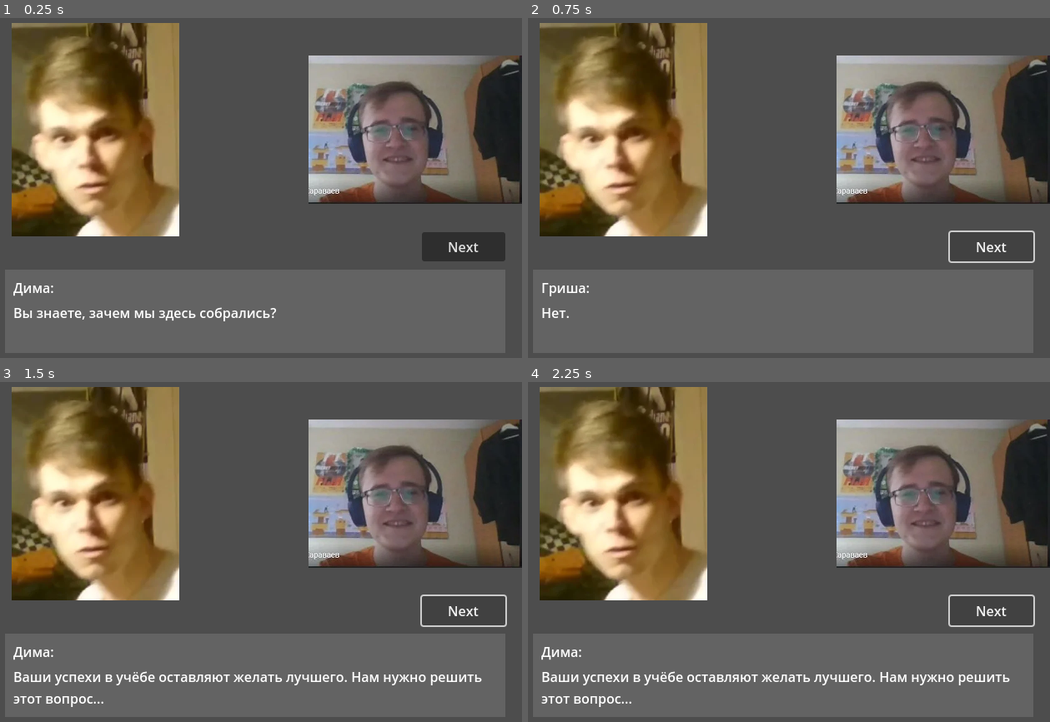
Above: before the commit, frames 1-4 (two rows, left to right).
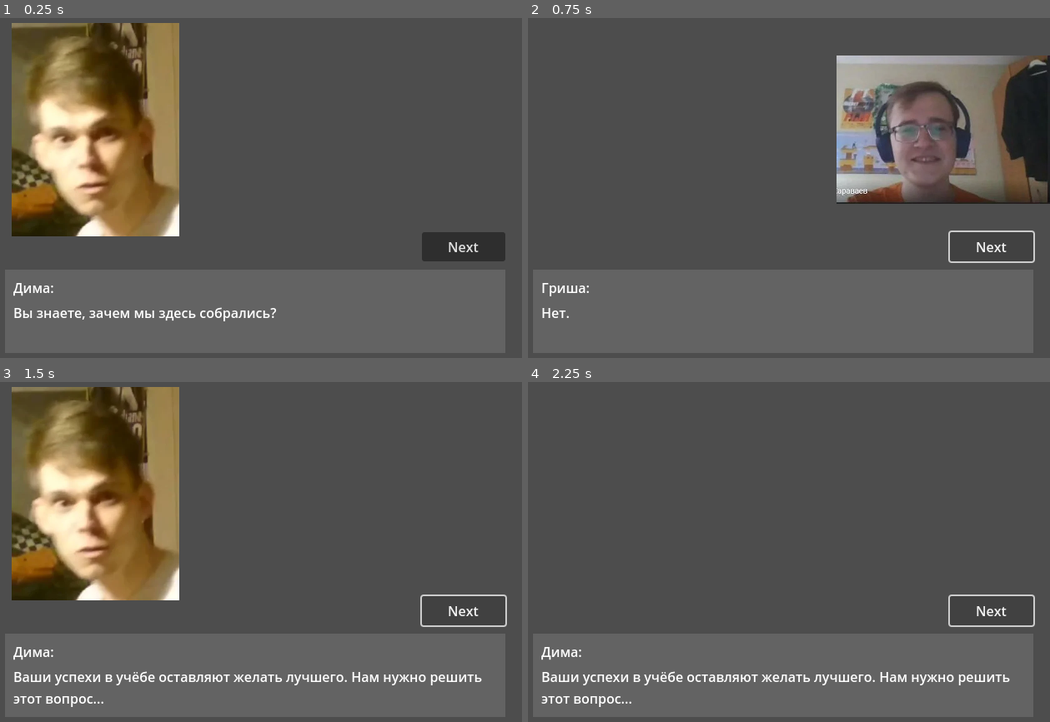
Above: after the commit, the same moments.

Repository: TOO-Nurmak-Studios/posvaga-rpg
Game: Godot game, scene res://dialogues_scene/dialogue.tscn
Two runs of this game, one before a commit and one after it. Both use one fixed random seed, a clock stepped at 60 frames per second and the inputs below. This scene is started directly instead of the project's main scene.
Inputs:
- Up to frame 1 (0.25 s): no input
- Up to frame 2 (0.75 s): click "Next" at 0.5 s
- Up to frame 3 (1.5 s): click "Next" at 1.25 s
- Up to frame 4 (2.25 s): tap Enter (debug_action_1) at 2 s; hold Right (ui_right) from 2.03 s (still down); tap Down (select_next) at 2.1 s

The runs differ from the first frame. In frame 1, 16% of the frame differs, in the area x 59-100%, y 11-55%; in frame 2, 20%; in frame 3, 16%; in frame 4, 36%, in the area x 2-100%, y 1-65%.
Error in both runs: Invalid access to property or key 'ready' on a base object of type 'null instance'. (res://EventBus.gd:19)

Commit message:
dialogue: speakers appear and disappear

Diff:
--- a/dialogues_scene/Dialogue.gd
+++ b/dialogues_scene/Dialogue.gd
@@ -3,40 +3,55 @@
 var speech_box: SpeechBox
 var speaker_scene: PackedScene = load("res://dialogues_scene/speaker.tscn")
 
-var speech: Array
-var current_unit_num: int
+var speakers: Array
+var speakers_to_indices = {}
+var current_speaker: Speaker
+var speech_units: Array
+var current_unit_idx: int
 
 # Called when the node enters the scene tree for the first time.
 func _ready():
 	speech_box = get_node("CanvasLayer/SpeechBox")
-	set_speech()
-	current_unit_num = -1
+	init_speakers()
+	init_speech_units()
+	current_unit_idx = -1
 	next_speech_unit()
-	set_speakers()
 
 # Called every frame. 'delta' is the elapsed time since the previous frame.
 func _process(delta):
 	pass
 
-func set_speech():
+func init_speech_units():
 	## TODO: load
-	speech.resize(100)
-	speech[0] = SpeechUnit.new("Дима", "Вы знаете, зачем мы здесь собрались?")
-	speech[1] = SpeechUnit.new("Гриша", "Нет.")
-	speech[2] = SpeechUnit.new("Дима", "Ваши успехи в учёбе оставляют желать лучшего. Нам нужно решить этот вопрос...")
+	speech_units.resize(100)
+	speech_units[0] = SpeechUnit.new("Дима", "Вы знаете, зачем мы здесь собрались?")
+	speech_units[1] = SpeechUnit.new("Гриша", "Нет.")
+	speech_units[2] = SpeechUnit.new("Дима", "Ваши успехи в учёбе оставляют желать лучшего. Нам нужно решить этот вопрос...")
 
-func set_speakers():
-	var speaker1: Speaker = speaker_scene.instantiate()
-	speaker1.init(load("res://sprites/dima.png"), Speaker.Location.LEFT, 320, get_viewport_rect().size)
-	speaker1.name = "Speaker1"
-	add_child(speaker1)
-	speaker1.appear()
-	var speaker2: Speaker = speaker_scene.instantiate()
-	speaker2.init(load("res://sprites/grisha.png"), Speaker.Location.RIGHT, 320, get_viewport_rect().size)
-	speaker2.name = "Speaker2"
-	add_child(speaker2)
-	speaker2.appear()
+func init_speakers():
+	## TODO: load
+	var speakers_data: Array
+	speakers_data.resize(2)
+	speakers_data[0] = SpeakerData.new("Дима", "res://sprites/dima.png", SpeakerData.Location.LEFT)
+	speakers_data[1] = SpeakerData.new("Гриша", "res://sprites/grisha.png", SpeakerData.Location.RIGHT)
+
+	speakers.resize(2)
+
+	var counter = 0
+	for speaker_data in speakers_data:
+		var speaker_instance = speaker_scene.instantiate()
+		speaker_instance.name = speaker_data.speaker_name
+		speaker_instance.init(load(speaker_data.texture_path), speaker_data.location, 320, get_viewport_rect().size)
+		speakers[counter] = speaker_instance
+		speakers_to_indices[speaker_data.speaker_name] = counter
+		add_child(speaker_instance)
+		counter += 1
 
 func next_speech_unit():
-	current_unit_num += 1
-	speech_box.set_unit(speech[current_unit_num])
+	if (current_unit_idx >= 0):
+		current_speaker.disappear()
+	current_unit_idx += 1
+	var current_unit = speech_units[current_unit_idx]
+	speech_box.set_unit(current_unit)
+	current_speaker = speakers[speakers_to_indices[current_unit.speaker]]
+	current_speaker.appear()
--- a/dialogues_scene/Speaker.gd
+++ b/dialogues_scene/Speaker.gd
@@ -1,8 +1,6 @@
 extends Node2D
 
 class_name Speaker
-
-enum Location { LEFT, RIGHT }
 
 var appear_pos_x: float
 var disappear_pos_x: float
@@ -15,7 +13,7 @@
 func _process(delta):
 	pass
 
-func init(t: Texture2D, location: Location, bottom: float, viewport_size: Vector2):
+func init(t: Texture2D, location: SpeakerData.Location, bottom: float, viewport_size: Vector2):
 	$Sprite2D.texture = t
 
 	var texture_size = t.get_size()
@@ -33,10 +31,10 @@
 	position.y = bottom - texture_size_y / 2
 
 	match(location):
-		Location.LEFT:
+		SpeakerData.Location.LEFT:
 			appear_pos_x = texture_size_x / 2
 			disappear_pos_x = -1 * (texture_size_x / 2)
-		Location.RIGHT:
+		SpeakerData.Location.RIGHT:
 			appear_pos_x = viewport_size.x - texture_size_x / 2
 			disappear_pos_x = viewport_size.x + texture_size_x / 2
 
--- /dev/null
+++ b/dialogues_scene/SpeakerData.gd
@@ -0,0 +1,14 @@
+extends Node
+
+class_name SpeakerData
+
+enum Location { LEFT, RIGHT }
+
+var speaker_name: String
+var texture_path: String
+var location: Location
+
+func _init(sn: String, tp: String, l: Location):
+	speaker_name = sn
+	texture_path = tp
+	location = l
